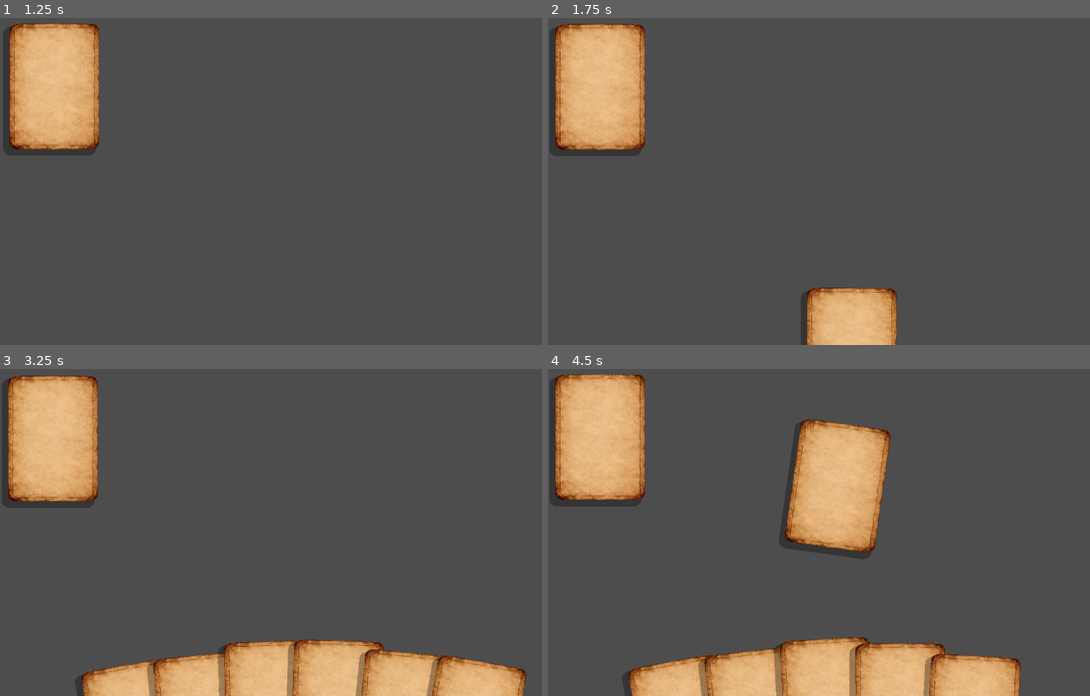
Above: before the commit, frames 1-4 (two rows, left to right).
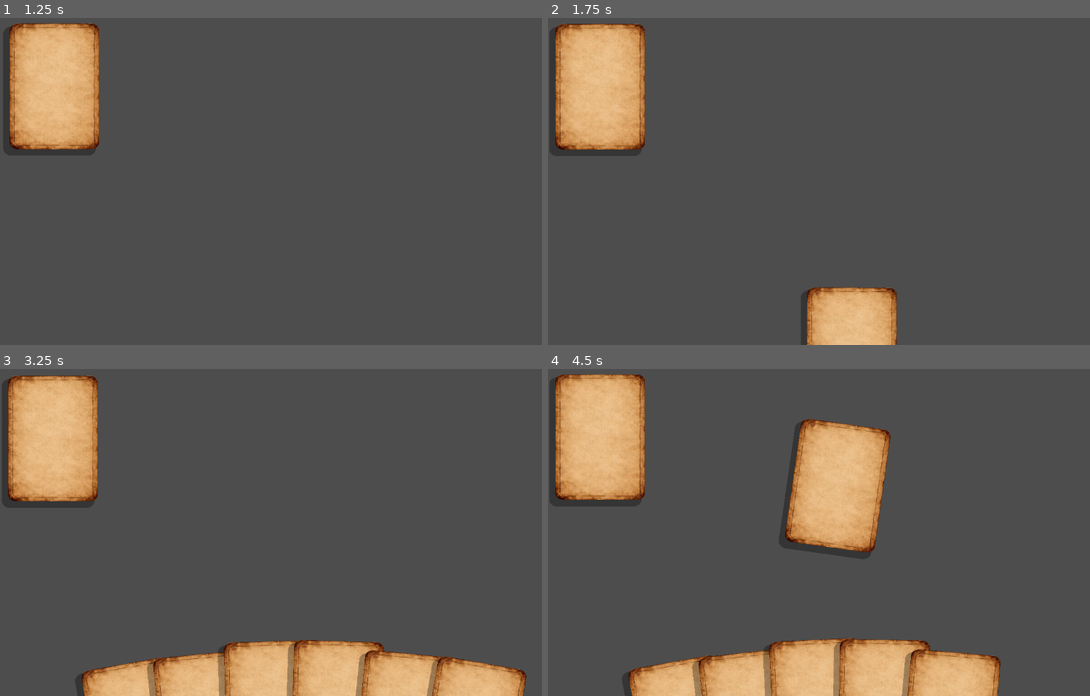
Above: after the commit, the same moments.

Repository: FooFootheGoon/balatro-style-cards
Game: Godot game, scene res://scenes/table.tscn
The game is run twice, just before and just after one commit, with the same random seed, the same clock (stepped at 60 frames per second) and the same inputs. The project has no main scene, so this scene is started directly.
Inputs (mouse positions are in pixels of both pictures, inside the frame that each line leads up to):
- Up to frame 1 (1.25 s): tap Enter at 0.5 s; move the mouse to (417, 165) at 0.52 s; hold ] (Discard) from 0.53 s (still down)
- Up to frame 2 (1.75 s): tap Space at 1.25 s; move the mouse to (721, 197) at 1.27 s; release ] (Discard) at 1.28 s; tap [ (Draw) at 1.35 s
- Up to frame 3 (3.25 s): move the mouse to (346, 460) at 2.02 s; hold = (DrawMany) 2.03-2.78 s; move the mouse to (260, 597) at 2.77 s; click (260, 597) at 2.85 s
- Up to frame 4 (4.5 s): move the mouse to (1014, 581) at 3.52 s; hold ] (Discard) 3.53-4.28 s; move the mouse to (661, 483) at 4.27 s; tap [ (Draw) at 4.35 s

Frame 1 is identical in both runs. In frame 2, less than 0.1% of the frame differs, in the area x 47-65%, y 82-100%; in frame 3, 0.8%; in frame 4, 4.8%, in the area x 14-88%, y 16-100%.

Commit message:
Smoothed the wave animation start.

Diff:
--- a/scripts/card.gd
+++ b/scripts/card.gd
@@ -1,13 +1,15 @@
 extends Control
 
 @export var card_size := Vector2(210, 294)
+@export var vel_debug: bool = false
+
 @onready var visual: Control = $Visual
 @onready var face: Sprite2D = $Visual/Face
 @onready var shadow: Sprite2D = $Visual/Face/Shadow
 @onready var corner_label: Label = get_node_or_null("Visual/CornerLabel") as Label
 
 const _RANK_STR := ["A","2","3","4","5","6","7","8","9","10","J","Q","K"]
-const _SUIT_STR := ["C","D","H","S"] # or ["♣","♦","♥","♠"]
+const _SUIT_STR := ["♣","♦","♥","♠"]
 
 var shadow_offset: Vector2 = Vector2(-12, 12)
 var mouse_in: bool = false
@@ -40,16 +42,14 @@
 var vel_tilt_lerp_speed: float = 18.0
 var card_id: int = -1
 
-@export var vel_debug: bool = false
-
 func _ready() -> void:
 	custom_minimum_size = card_size
 	size = card_size
-	pivot_offset = Vector2(size.x * 0.5, size.y)
-	visual.pivot_offset = pivot_offset
+	pivot_offset = Vector2(size.x * 0.5, size.y) # Set pivot around bottom centre
+	visual.pivot_offset = pivot_offset # Set shadow pivot as same as parent
 	_fit_face()
 	if face.material != null:
-		face.material = face.material.duplicate()
+		face.material = face.material.duplicate() # So that it doesn't affect all cards
 		face_mat = face.material as ShaderMaterial
 		print("[CARD_3D] mat_ok=", face_mat != null)
 		print("[CARD_3D] has_face_material=", face.material != null)
@@ -68,7 +68,7 @@
 		if shadow_mat != null:
 			shadow_mat.set_shader_parameter("cull_back", false)
 		print("[CARD_SHADOW] mat_ok=", shadow_mat != null)
-	last_global_pos = global_position
+	last_global_pos = global_position # Update its position marker for other effects
 	base_face_scale = face.scale
 	shadow.position = shadow_offset
 	tilt_last_pos = global_position
@@ -101,13 +101,13 @@
 		target = Vector2.ZERO
 	elif is_dragging:
 		var dpos: Vector2 = global_position - tilt_last_pos
-		var pitch_deg: float = clampf(-dpos.y * drag_tilt_deg_per_px, -drag_tilt_max_deg, drag_tilt_max_deg)
+		var pitch_deg: float = clampf(-dpos.y * drag_tilt_deg_per_px, -drag_tilt_max_deg, drag_tilt_max_deg) # clampf is float clamp; never exceed ±drag_tilt_max_deg
 		var yaw_deg: float = clampf(dpos.x * drag_tilt_deg_per_px, -drag_tilt_max_deg, drag_tilt_max_deg)
 		target = Vector2(pitch_deg, yaw_deg)
 	elif mouse_in:
 		var mouse_vp: Vector2 = get_viewport().get_mouse_position()
 		var centre: Vector2 = global_position + size * 0.5
-		var rel: Vector2 = mouse_vp - centre
+		var rel: Vector2 = mouse_vp - centre # Relative. The cool kids use abbreviations.
 		var half: Vector2 = size * 0.5
 		var norm := Vector2(
 			clampf(rel.x / half.x, -1.0, 1.0),
@@ -118,7 +118,7 @@
 			norm.x * hover_tilt_max_deg
 		)
 	tilt_last_pos = global_position
-	tilt_current = tilt_current.lerp(target, tilt_lerp_speed * delta)
+	tilt_current = tilt_current.lerp(target, tilt_lerp_speed * delta) # lerp is linear interpolation; move smoothly from current toward target
 	face_mat.set_shader_parameter("x_rot", tilt_current.x)
 	face_mat.set_shader_parameter("y_rot", tilt_current.y)
 	if shadow_mat != null:
@@ -252,6 +252,7 @@
 
 func _card_id_to_text(id: int) -> String:
 	var rank: int = id % 13
+	@warning_ignore("integer_division")
 	var suit: int = int(id / 13)
 	if suit < 0 or suit >= 4 or rank < 0 or rank >= 13:
 		return "??"
--- a/scripts/hand.gd
+++ b/scripts/hand.gd
@@ -13,11 +13,15 @@
 @export var wave_freq_hz: float = 0.6
 @export var wave_phase_step: float = 0.5
 @export var wave_pause_after_layout_s: float = 0.35
+@export var wave_fade_in_s: float = 0.35
+@export var wave_fade_out_s: float = 0.18
 
 var _wave_t: float = 0.0
 var _wave_paused_until_ms: int = 0
 var _drag_last_index: int = -1
 var _drag_preview_tw: Tween
+var _wave_amp_current: float = 0.0
+
 
 func draw_card() -> void:
 	if card_scene == null:
@@ -111,6 +115,7 @@
 	return tw
 
 func update_cards() -> void:
+	_wave_amp_current = 0.0
 	pause_wave(wave_pause_after_layout_s)
 	var cards: Array[Node] = get_children()
 	var count: int = cards.size()
@@ -142,6 +147,14 @@
 	if count <= 0:
 		return
 	var dragged := MouseBrain.node_being_dragged as Control
+	var now_ms: int = Time.get_ticks_msec()
+	var paused_by_timer: bool = now_ms < _wave_paused_until_ms
+	var amp_in_step: float = 0.0
+	var amp_out_step: float = 0.0
+	if wave_fade_in_s > 0.001:
+		amp_in_step = (wave_amp_px / wave_fade_in_s) * delta
+	if wave_fade_out_s > 0.001:
+		amp_out_step = (wave_amp_px / wave_fade_out_s) * delta
 	if dragged != null and dragged.get_parent() == self:
 		var x_center: float = dragged.position.x + (dragged.size.x * 0.5)
 		var target_index: int = 0
@@ -159,6 +172,7 @@
 				_drag_preview_tw.kill()
 			pause_wave(0.20)
 			_drag_preview_tw = layout_cards_animated(0.12, dragged)
+		_wave_amp_current = move_toward(_wave_amp_current, wave_amp_px, amp_in_step)
 		_wave_t += delta
 		for i in range(count):
 			var c := cards[i] as Control
@@ -173,13 +187,11 @@
 				prev_off = float(c.get_meta("_wave_off_y"))
 			var base_y: float = c.position.y - prev_off
 			var phase: float = (_wave_t * TAU * wave_freq_hz) + (float(i) * wave_phase_step)
-			var new_off: float = sin(phase) * wave_amp_px
+			var new_off: float = sin(phase) * _wave_amp_current
 			c.position = Vector2(c.position.x, base_y + new_off)
 			c.set_meta("_wave_off_y", new_off)
 		return
 	_drag_last_index = -1
-	if Time.get_ticks_msec() < _wave_paused_until_ms:
-		return
 	var pause_now: bool = false
 	for i in range(count):
 		var c := cards[i] as Control
@@ -191,7 +203,8 @@
 		if c.has_method("set_dealing") and bool(c.get("is_dealing")):
 			pause_now = true
 			break
-	if pause_now:
+	if pause_now or paused_by_timer:
+		_wave_amp_current = move_toward(_wave_amp_current, 0.0, amp_out_step)
 		for i in range(count):
 			var c := cards[i] as Control
 			if c == null:
@@ -203,6 +216,7 @@
 			c.rotation_degrees = layout["rot_deg"]
 			c.set_meta("_wave_off_y", 0.0)
 		return
+	_wave_amp_current = move_toward(_wave_amp_current, wave_amp_px, amp_in_step)
 	_wave_t += delta
 	for i in range(count):
 		var c := cards[i] as Control
@@ -211,6 +225,6 @@
 		var layout: Dictionary = get_layout_for_index(i, count)
 		var base: Vector2 = layout["pos"]
 		var phase: float = (_wave_t * TAU * wave_freq_hz) + (float(i) * wave_phase_step)
-		c.position = Vector2(base.x, base.y + (sin(phase) * wave_amp_px))
+		c.position = Vector2(base.x, base.y + (sin(phase) * _wave_amp_current))
 		c.rotation_degrees = layout["rot_deg"]
 		c.set_meta("_wave_off_y", 0.0)
--- a/scripts/table.gd
+++ b/scripts/table.gd
@@ -29,14 +29,11 @@
 func _build_deck() -> void:
 	deck.clear()
 	discard.clear()
-	# Standard 52-card deck: id = suit * 13 + rank
-	# suit: 0..3, rank: 0..12
 	var full: Array[int] = []
 	for suit in range(4):
 		for rank in range(13):
 			full.append((suit * 13) + rank)
 	full.shuffle()
-	# Keep your existing "starting_deck_size" as a test knob.
 	var n: int = clampi(starting_deck_size, 0, full.size())
 	for i in range(n):
 		deck.append(full[i])
